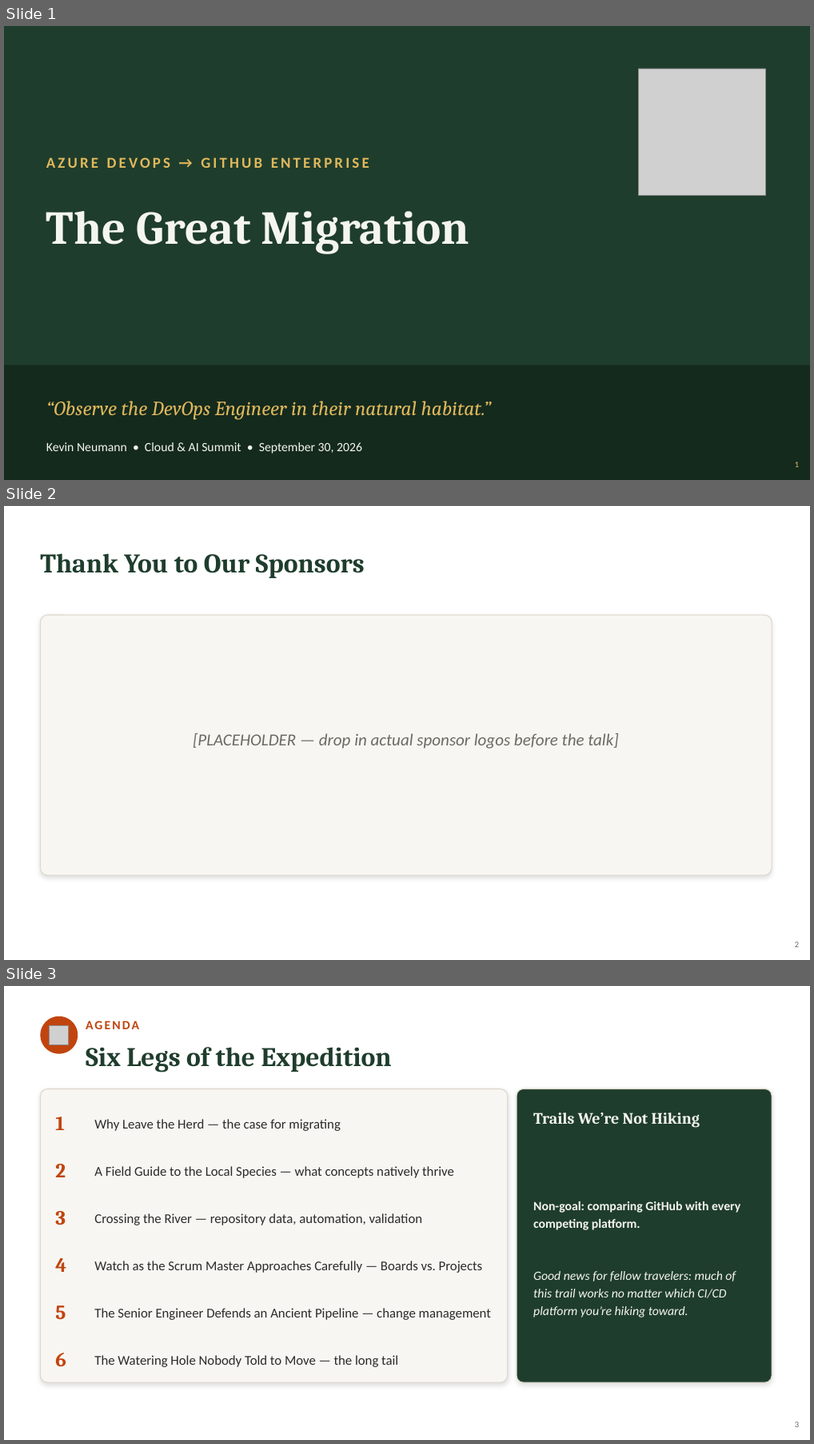
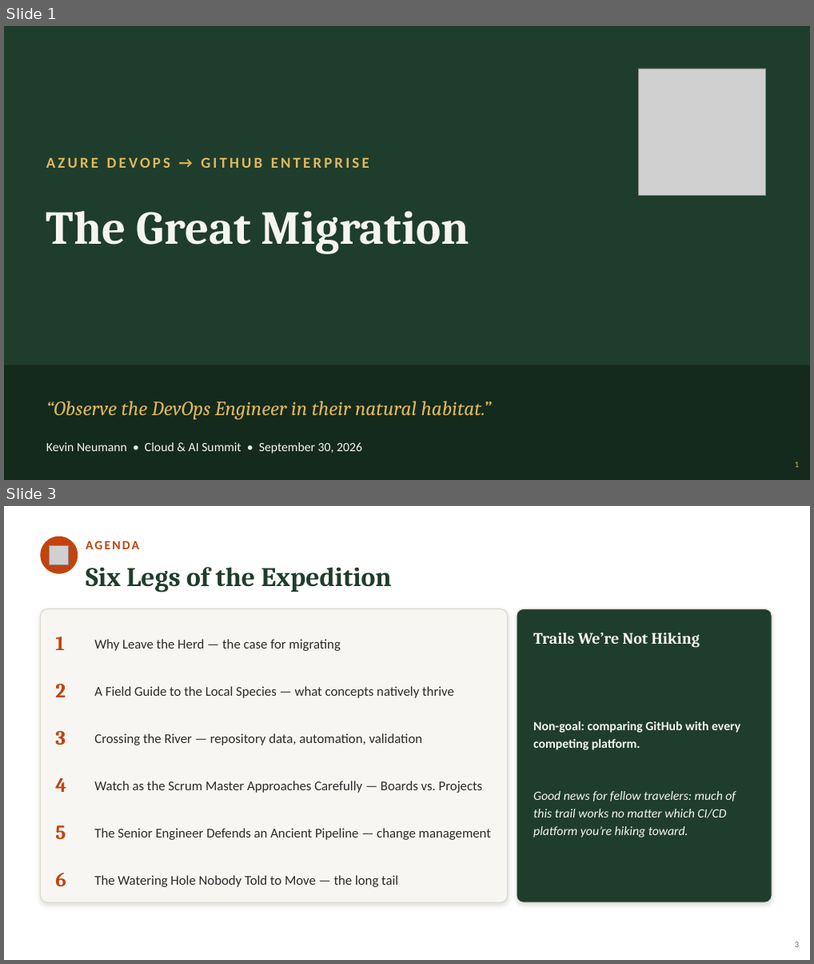
Before and after one commit to neumann1990/Azure_DevOps_To_GitHub, a slide deck: presentation/azure-devops-to-github-the-great-migration-FULL-DECK.pptx. Shown one above the other, each under a label of ours: slides 1, 2 and 3 before the commit, slides 1 and 3 after it; the slides between them are not shown. The pictures are 814x1444 and 814x964 pixels, drawn with LibreOffice and Linux fonts; fonts in the diff are those of the drawing; grey boxes stand for pictures. Boxes give left, top, right and bottom in pixels: in the first picture for what was removed or moved away, otherwise in the second. Text is boxed around its words. In the diff, an @@ line names an element or a change of style, - is before the commit and + after.

```diff
--- a/presentation/azure-devops-to-github-the-great-migration-FULL-DECK.pptx
+++ b/presentation/azure-devops-to-github-the-great-migration-FULL-DECK.pptx
@@ slide 2 removed at <box>4,506,810,960</box>, background #FFFFFF @@
@@ text removed at <box>40,553,365,578</box> @@
-Thank You to Our Sponsors
@@ rounded rectangle removed at <box>40,615,772,875</box> @@
@@ text removed at <box>193,733,618,748</box> @@
-[PLACEHOLDER — drop in actual sponsor logos before the talk]
@@ page number removed at <box>795,941,799,947</box> @@
-2
```
Also in this commit, not shown: 1 slide added, 2 other files.
